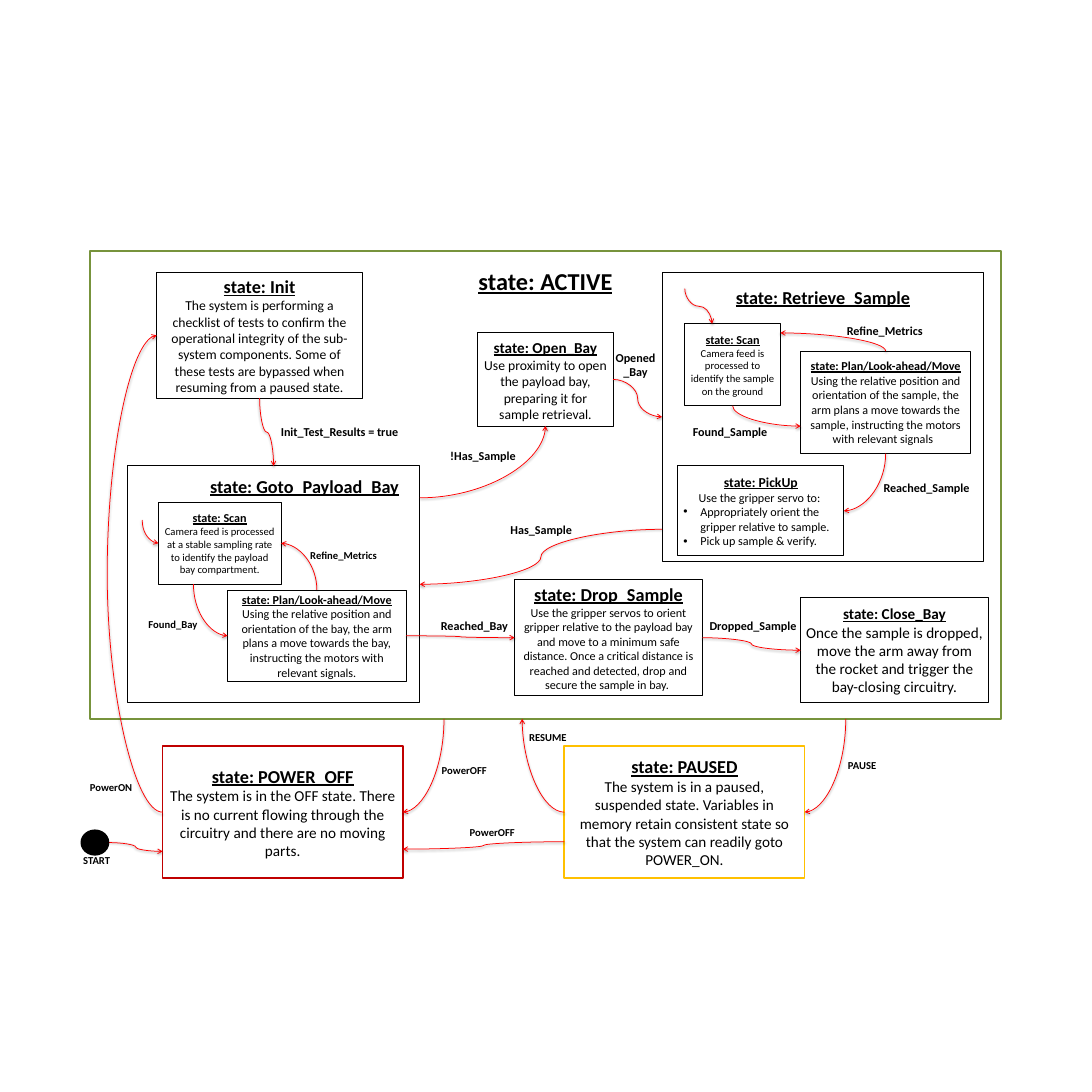
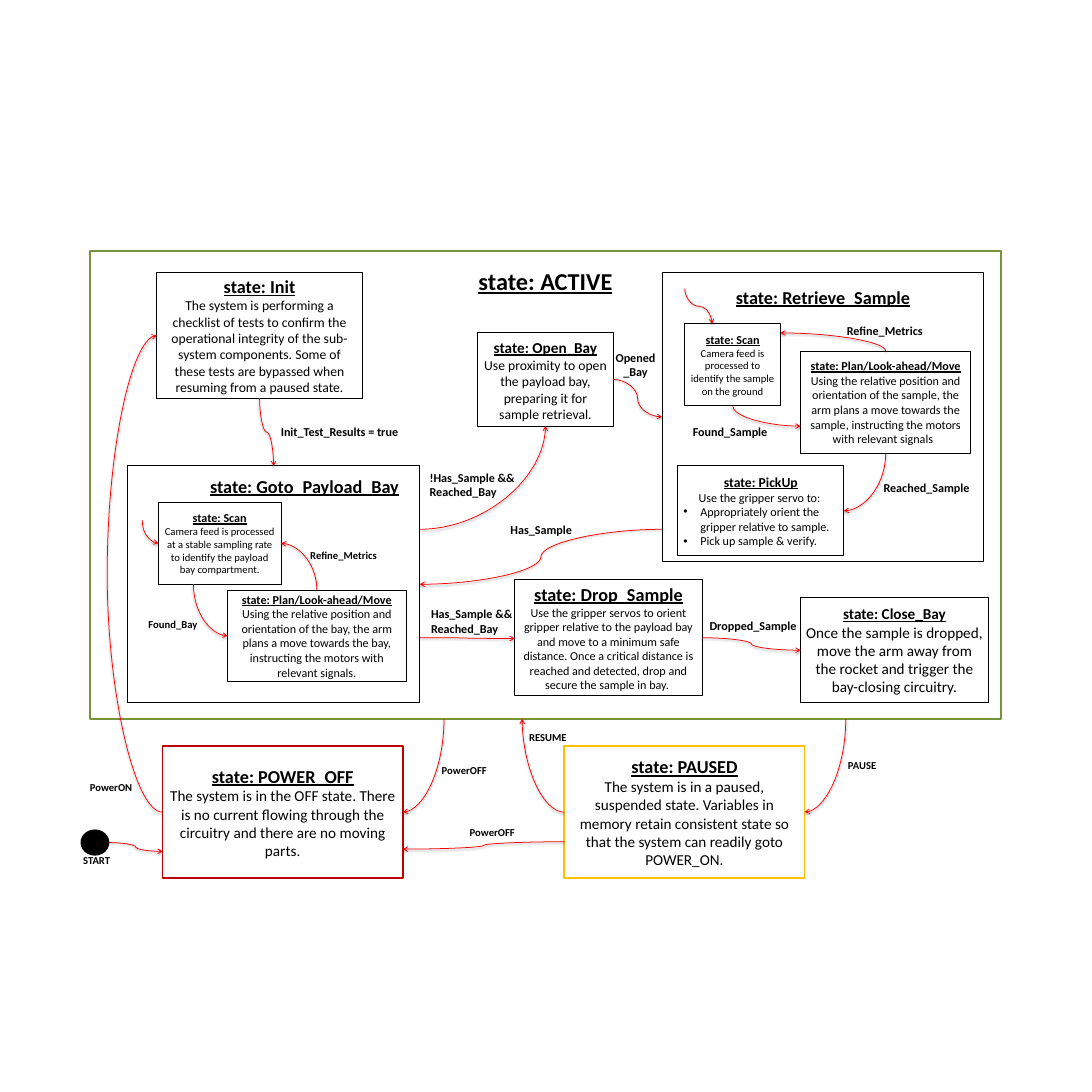
Before and after one commit to finger563/agse2015, a slide deck: slide 1 of design/statechart/agse_design_statechart.pptx. Drawn at 1092x1092 pixels with LibreOffice and Linux fonts; fonts in the diff are those of the drawing. Boxes give left, top, right and bottom in pixels: in the first picture for what was removed or moved away, otherwise in the second. Text is boxed around its words. In the diff, an @@ line names an element or a change of style, - is before the commit and + after.

```diff
--- a/design/statechart/agse_design_statechart.pptx
+++ b/design/statechart/agse_design_statechart.pptx
@@ curved arrow moved from (420, 498) - (545, 426) to (420, 529) - (545, 426) @@
@@ text at [430,473,497,498]: text changed @@
-!Has_Sample
+!Has_Sample && Reached_Bay
@@ text at [431,609,498,635]: text changed @@
-Reached_Bay
+Has_Sample && Reached_Bay
@@ curved arrow moved from (406, 636) - (515, 638) to (420, 638) - (515, 638) @@
```
Also in this commit, not shown: 1 other file.
